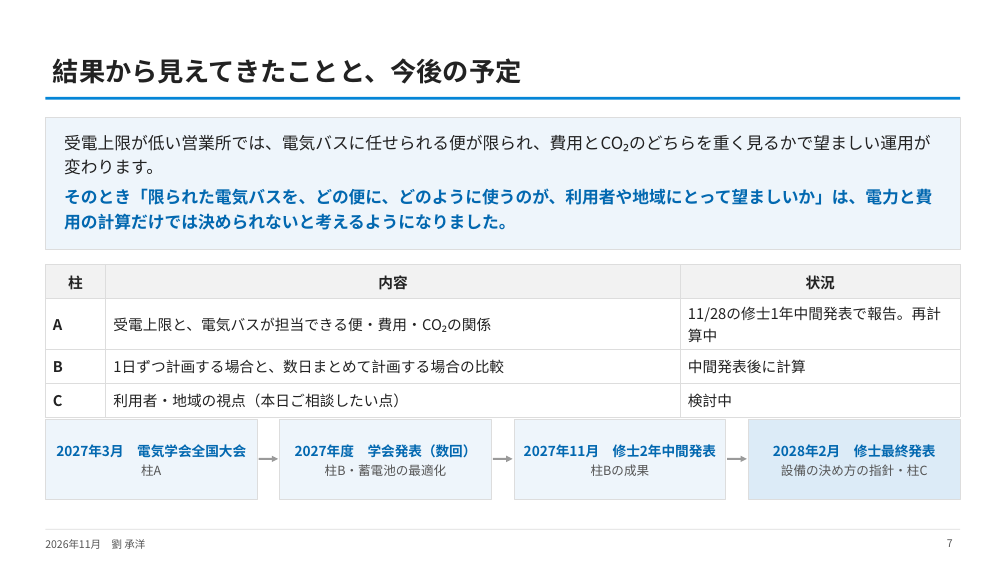
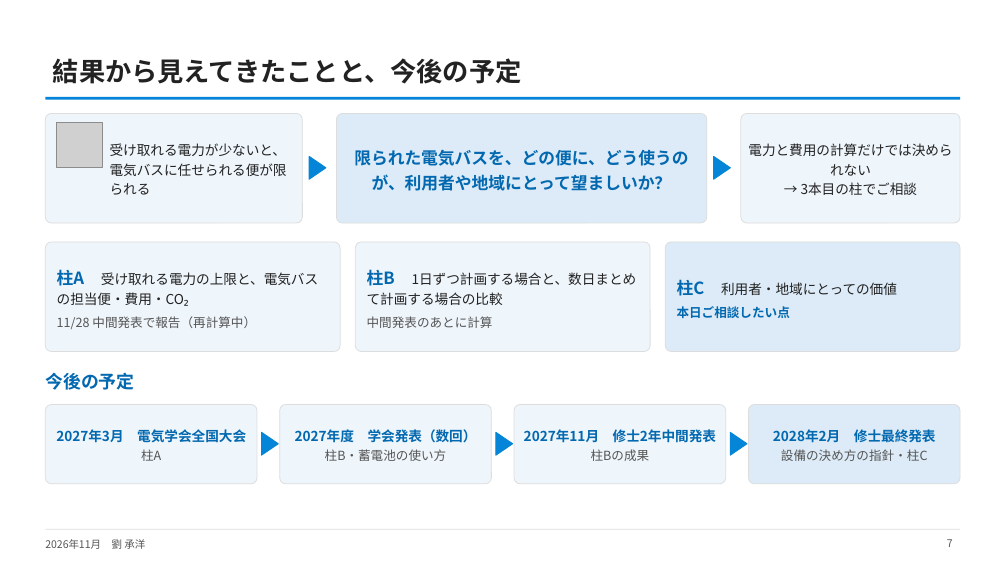
Before and after one commit to CYLIU2003/master-course, a slide deck: slide 7 of outcome/2026-11-16_nishiyama_consult/西山先生へのご相談_最新結果と3本目の柱.pptx. Drawn at 1008x567 pixels with LibreOffice and Linux fonts; fonts in the diff are those of the drawing; grey boxes stand for pictures. Boxes give left, top, right and bottom in pixels: in the first picture for what was removed or moved away, otherwise in the second. Text is boxed around its words. In the diff, an @@ line names an element or a change of style, - is before the commit and + after.

```diff
--- a/outcome/2026-11-16_nishiyama_consult/西山先生へのご相談_最新結果と3本目の柱.pptx
+++ b/outcome/2026-11-16_nishiyama_consult/西山先生へのご相談_最新結果と3本目の柱.pptx
@@ rectangle removed at <box>45,117,960,250</box> @@
@@ rounded rectangle added at <box>45,113,302,223</box>, fill #EEF5FB, outline #DDDDDD 0.75 pt @@
@@ rounded rectangle added at <box>337,113,707,223</box>, fill #DCEBF7, outline #DDDDDD 0.75 pt @@
@@ text "限られた電気バスを、どの便に、どう使うのが、利用者や地域にとって望ましいか？" at <box>354,150,688,191</box>: vertical alignment top to middle @@
@@ rounded rectangle added at <box>741,113,960,223</box>, fill #EEF5FB, outline #DDDDDD 0.75 pt @@
@@ picture added at <box>57,123,102,168</box> @@
@@ text added at <box>110,143,287,195</box>, 13 pt, text #222222 @@
+受け取れる電力が少ないと、電気バスに任せられる便が限られる
@@ text added at <box>748,143,952,195</box>, 13 pt, text #222222 @@
+電力と費用の計算だけでは決められない
+→ 3本目の柱でご相談
@@ triangle added at <box>309,157,326,179</box>, fill #0485D7, outline #0485D7 1 pt @@
@@ text at <box>354,150,688,191</box>: text changed @@
-受電上限が低い営業所では、電気バスに任せられる便が限られ、費用とCO₂のどちらを重く見るかで望ましい運用が変わります。
-そのとき「限られた電気バスを、どの便に、どのように使うのが、利用者や地域にとって望ましいか」は、電力と費用の計算だけでは決められないと考えるようになりました。
+限られた電気バスを、どの便に、どう使うのが、利用者や地域にとって望ましいか？
@@ triangle added at <box>714,157,730,179</box>, fill #0485D7, outline #0485D7 1 pt @@
@@ table removed at <box>45,265,960,412</box>, 4 rows, 3 columns @@
-柱 | 内容 | 状況
-A | 受電上限と、電気バスが担当できる便・費用・CO₂の関係 | 11/28の修士1年中間発表で報告。再計算中
-B | 1日ずつ計画する場合と、数日まとめて計画する場合の比較 | 中間発表後に計算
-C | 利用者・地域の視点（本日ご相談したい点） | 検討中
@@ rounded rectangle added at <box>45,242,340,352</box>, fill #EEF5FB, outline #DDDDDD 0.75 pt @@
@@ text added at <box>57,269,318,329</box>, 13 pt, text #222222 @@
+柱A 受け取れる電力の上限と、電気バスの担当便・費用・CO₂
+11/28 中間発表で報告（再計算中）
@@ rounded rectangle added at <box>355,242,650,352</box>, fill #EEF5FB, outline #DDDDDD 0.75 pt @@
@@ text added at <box>367,269,637,305</box>, 13 pt, text #222222 @@
+柱B 1日ずつ計画する場合と、数日まとめて計画する場合の比較
+中間発表のあとに計算
@@ rounded rectangle added at <box>665,242,960,352</box>, fill #DCEBF7, outline #DDDDDD 0.75 pt @@
@@ text added at <box>677,279,897,318</box>, 13 pt, text #222222 @@
+柱C 利用者・地域にとっての価値
+本日ご相談したい点
@@ text added at <box>45,372,134,390</box>, 17 pt, text #0268B0, bold @@
+今後の予定
@@ 4 texts, 4 rounded rectangles: place and size @@
-4 texts, 4 rounded rectangles at <box>45,420,960,499</box>
+4 texts, 4 rounded rectangles at <box>45,405,960,484</box>
@@ rectangle to rounded rectangle in 4 elements at <box>45,405,257,484</box>, <box>280,405,492,484</box>, <box>514,405,726,484</box>, <box>749,405,960,484</box> @@
@@ triangle added at <box>262,433,278,455</box>, fill #0485D7, outline #0485D7 1 pt @@
@@ text at <box>325,449,447,461</box>: text changed @@
-柱B・蓄電池の最適化
+柱B・蓄電池の使い方
@@ triangle added at <box>496,433,513,455</box>, fill #0485D7, outline #0485D7 1 pt @@
@@ triangle added at <box>730,433,747,455</box>, fill #0485D7, outline #0485D7 1 pt @@
@@ arrow removed from (259, 459) to (278, 459) @@
@@ arrow removed from (493, 459) to (513, 459) @@
@@ arrow removed from (727, 459) to (747, 459) @@
```
Also in this commit, not shown: 10 other slides changed, 2 slides added, 13 other files.
